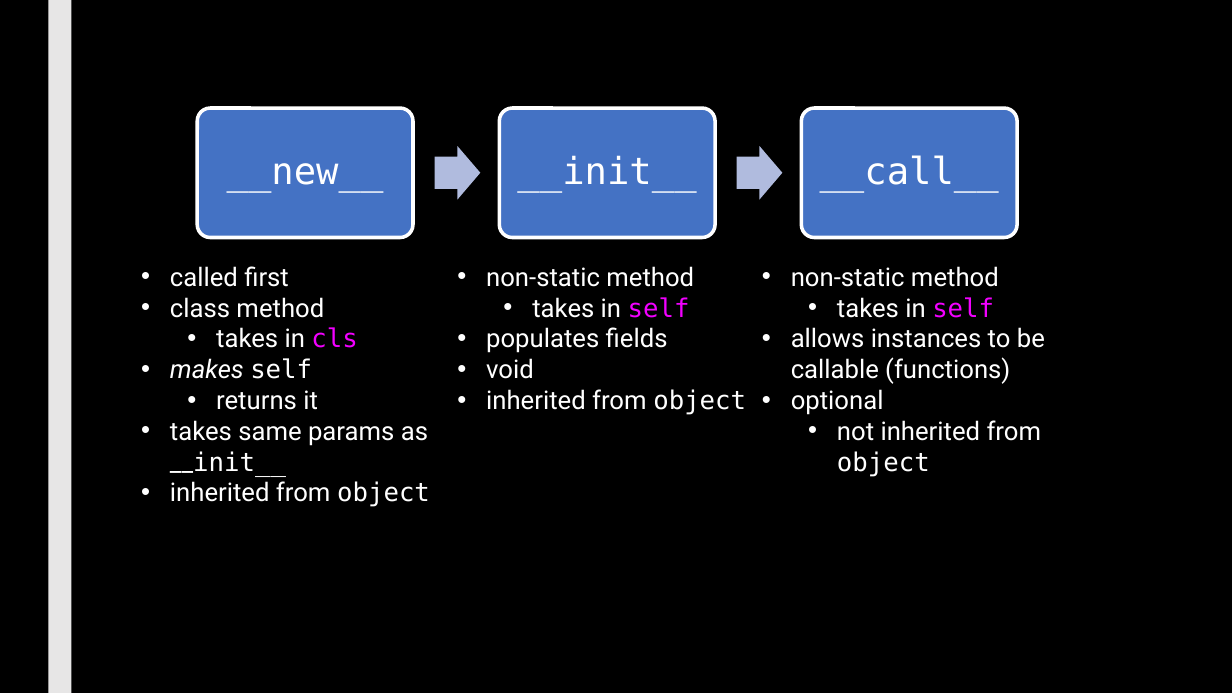
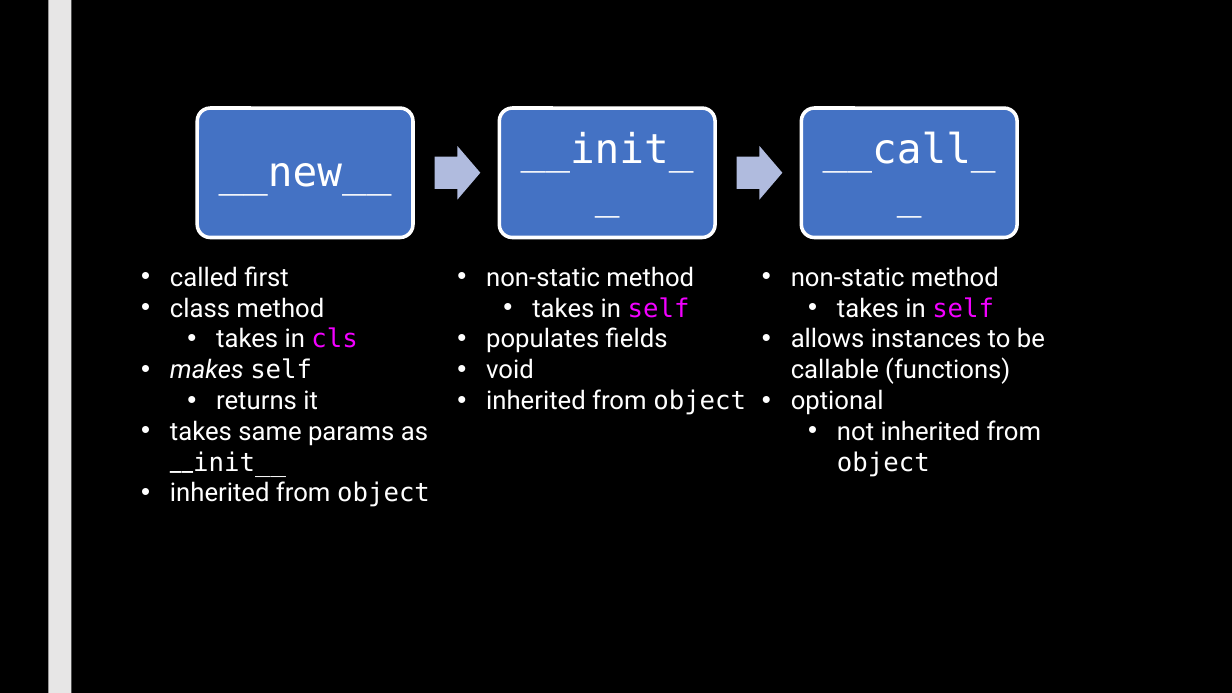
Before and after one commit to max7patek/metaprogramming, a slide deck: slide 4 of slides/05-Metaclasses.pptx. Drawn at 1232x693 pixels with LibreOffice and Linux fonts; fonts in the diff are those of the drawing. Boxes give left, top, right and bottom in pixels: in the first picture for what was removed or moved away, otherwise in the second. Text is boxed around its words. In the diff, an @@ line names an element or a change of style, - is before the commit and + after.

```diff
--- a/slides/05-Metaclasses.pptx
+++ b/slides/05-Metaclasses.pptx
@@ size 29 to 32 pt; more space between paragraphs in 3 elements at bbox=[219, 163, 392, 195], bbox=[521, 132, 694, 173], bbox=[823, 131, 996, 173] @@
```
Also in this commit, not shown: 9 other slides changed, 3 slides added, 10 slides removed.
